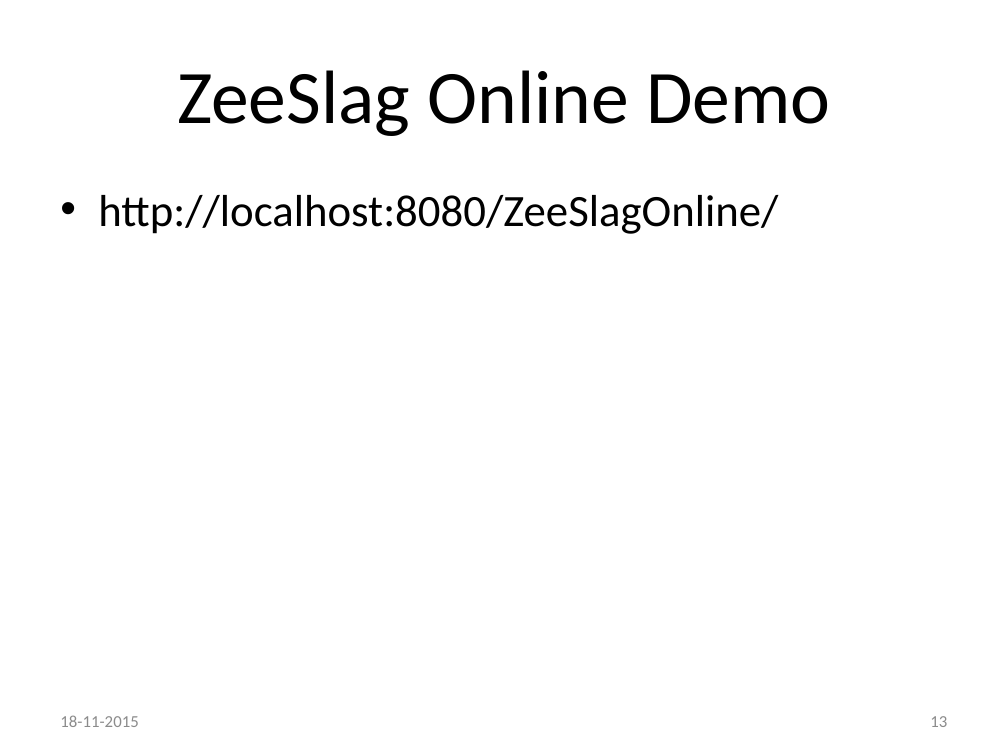
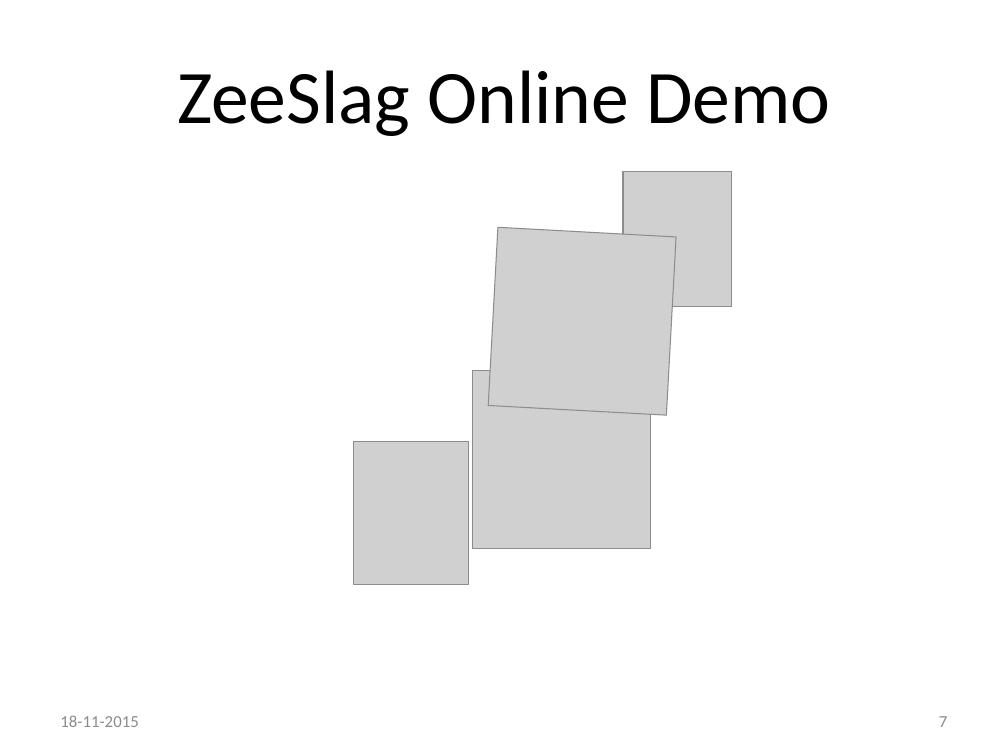
Before and after one commit to kevinrijs/ZeeSlagOnline, a slide deck: slide 7 of ZeeslagPresentatie2.pptx (slide 13 before the commit). Drawn at 1008x756 pixels with LibreOffice and Linux fonts; fonts in the diff are those of the drawing; grey boxes stand for pictures. Boxes give left, top, right and bottom in pixels: in the first picture for what was removed or moved away, otherwise in the second. Text is boxed around its words. In the diff, an @@ line names an element or a change of style, - is before the commit and + after.

```diff
--- a/ZeeslagPresentatie2.pptx
+++ b/ZeeslagPresentatie2.pptx
@@ picture added at (623, 171, 732, 306) @@
@@ text removed at (98, 195, 778, 234) @@
-• http://localhost:8080/ZeeSlagOnline/
@@ picture added at (488, 227, 676, 415) @@
@@ picture added at (473, 370, 651, 548) @@
@@ picture added at (353, 442, 468, 585) @@
@@ page number at (939, 716, 947, 727): text changed @@
-13
+7
```
Also in this commit, not shown: 10 other slides changed, 2 other files.
